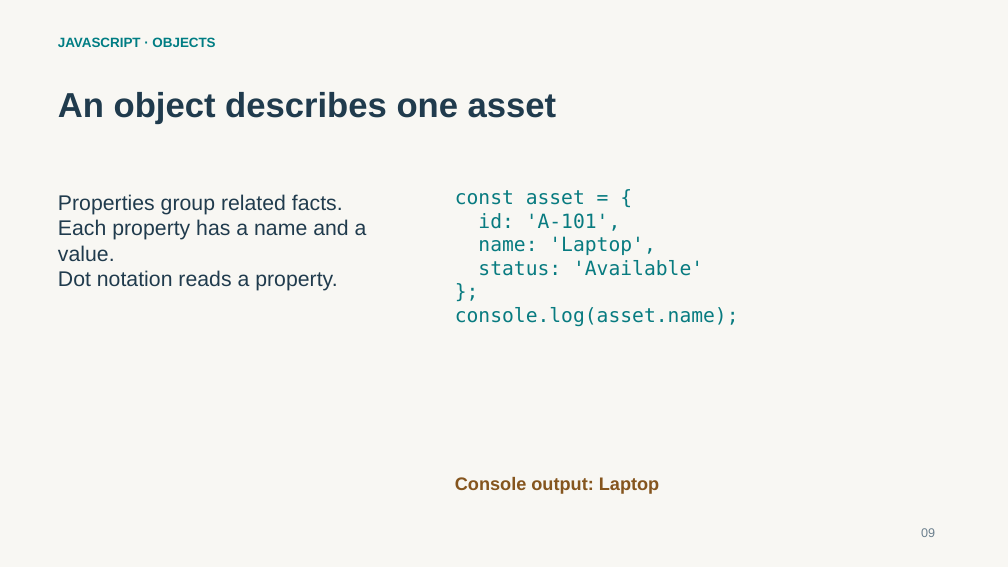
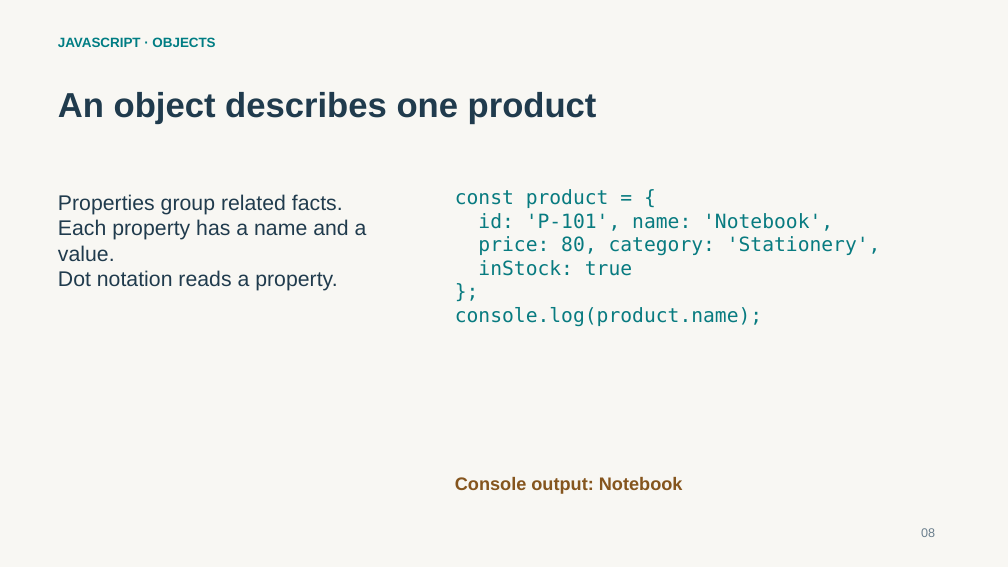
Before and after one commit to thesubhaprasad/tcs-sme-reactjs-learning, a slide deck: slide 8 of training/day-1/1_ReactJS_Day_One_Subha_Prasad.pptx. Drawn at 1008x567 pixels with LibreOffice and Linux fonts; fonts in the diff are those of the drawing. Boxes give left, top, right and bottom in pixels: in the first picture for what was removed or moved away, otherwise in the second. Text is boxed around its words. In the diff, an @@ line names an element or a change of style, - is before the commit and + after.

Commit message:
Use Product Catalog for Day 2 components and training

```diff
--- a/training/day-1/1_ReactJS_Day_One_Subha_Prasad.pptx
+++ b/training/day-1/1_ReactJS_Day_One_Subha_Prasad.pptx
@@ text at bbox=[58, 92, 597, 124]: text changed @@
-An object describes one asset
+An object describes one product
@@ text at bbox=[455, 189, 881, 276]: text changed @@
-const asset = {
-id: 'A-101',
-name: 'Laptop',
-status: 'Available'
+const product = {
+id: 'P-101', name: 'Notebook',
+price: 80, category: 'Stationery',
+inStock: true
@@ text at bbox=[455, 307, 762, 327]: text changed @@
-console.log(asset.name);
+console.log(product.name);
@@ text at bbox=[455, 477, 683, 494]: text changed @@
-Console output: Laptop
+Console output: Notebook
```
Also in this commit, not shown: 27 other slides changed, 23 other files.
